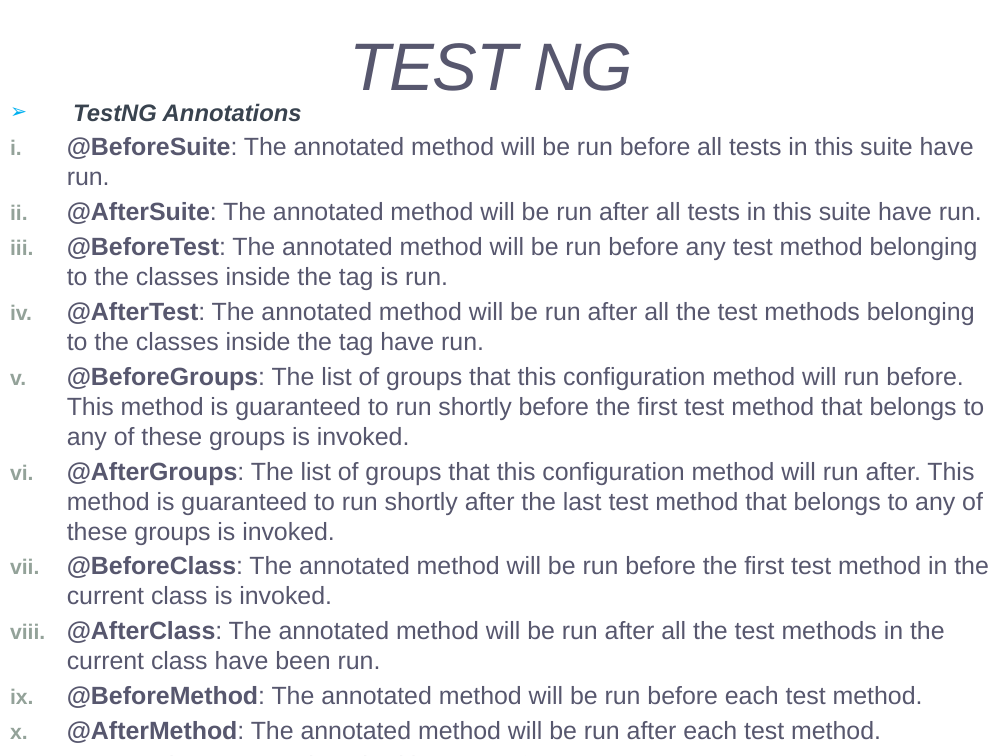
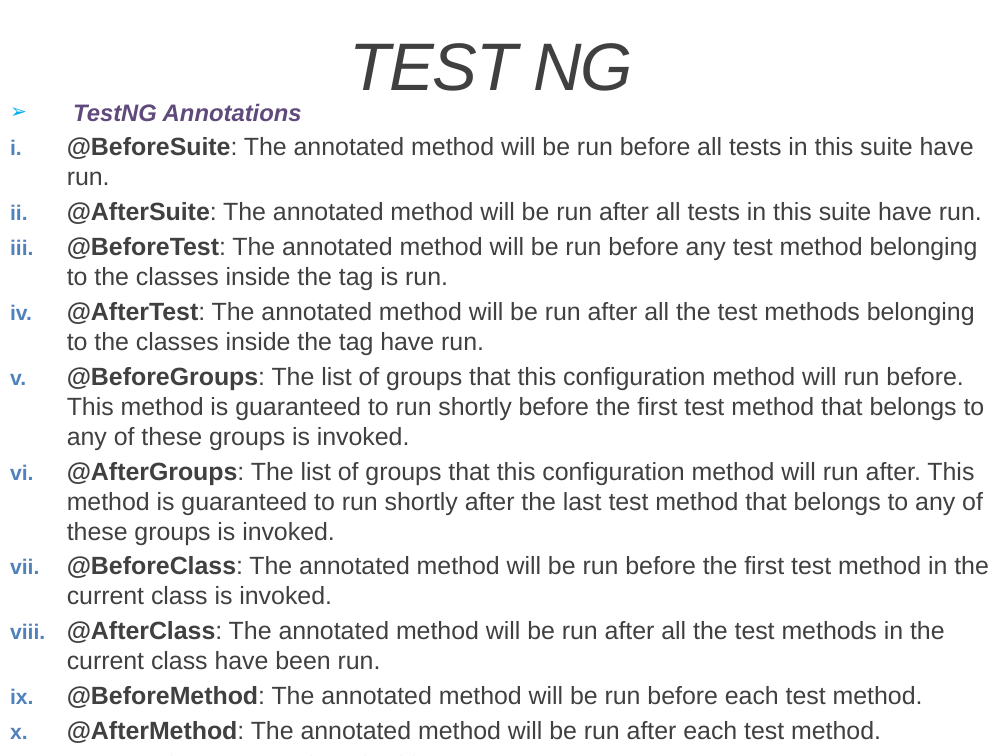
Before and after one commit to Evvans/Selenium-TestNG-Maven-Extent-Report, a slide deck: slide 7 of Page Object Model.pptx. Drawn at 1008x756 pixels with LibreOffice and Linux fonts; fonts in the diff are those of the drawing. Boxes give left, top, right and bottom in pixels: in the first picture for what was removed or moved away, otherwise in the second. Text is boxed around its words. In the diff, an @@ line names an element or a change of style, - is before the commit and + after.

```diff
--- a/Page Object Model.pptx
+++ b/Page Object Model.pptx
@@ title "TEST NG" at bbox=[350, 43, 632, 91]: text colour #57576E to #404040 @@
@@ subtitle "TestNG Annotations" at bbox=[67, 103, 989, 743]: text colour #394350 to #604A7B in "TestNG Annotations"; text colour #57576E to #404040; text colour #A53926 to #17375E in "Source:-http://testng.org"; bullet colour #93A299 to #4F81BD @@
```
Also in this commit, not shown: 6 other slides changed, 2 slides added, 1 slide removed, 5 other files.
